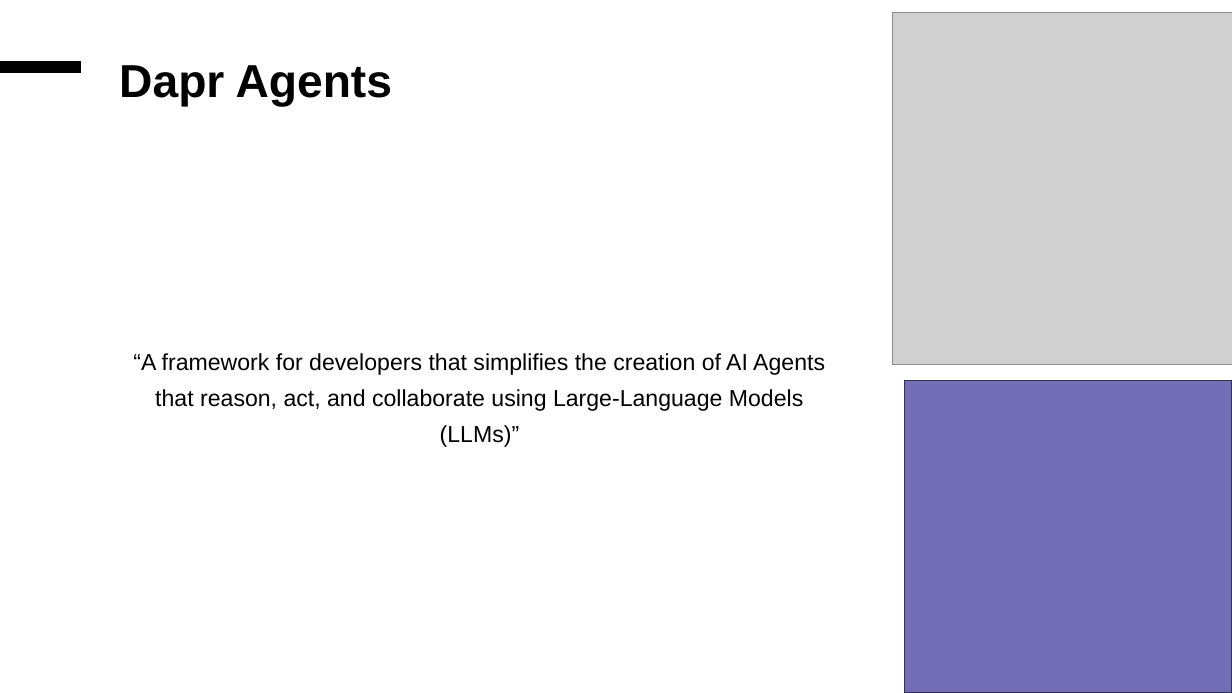
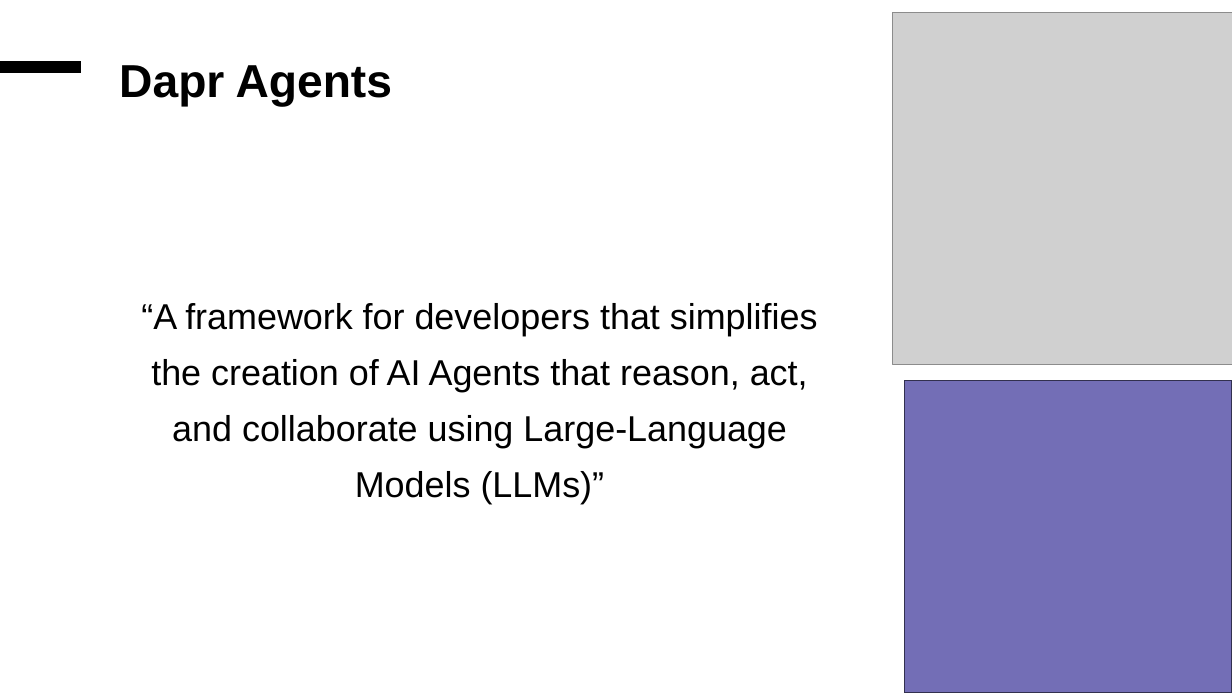
Before and after one commit to willvelida/learn-dapr-agents, a slide deck: slide 4 of slide-decks/dapr-agents-basics.pptx. Drawn at 1232x693 pixels with LibreOffice and Linux fonts; fonts in the diff are those of the drawing; grey boxes stand for pictures. Boxes give left, top, right and bottom in pixels: in the first picture for what was removed or moved away, otherwise in the second. Text is boxed around its words. In the diff, an @@ line names an element or a change of style, - is before the commit and + after.

Commit message:
Final transcript for basic agents demo

```diff
--- a/slide-decks/dapr-agents-basics.pptx
+++ b/slide-decks/dapr-agents-basics.pptx
@@ text "“A framework for developers that ..." at (141,303,818,504): size 18 to 28 pt @@
```
Also in this commit, not shown: 1 other slide changed, 1 slide removed.
